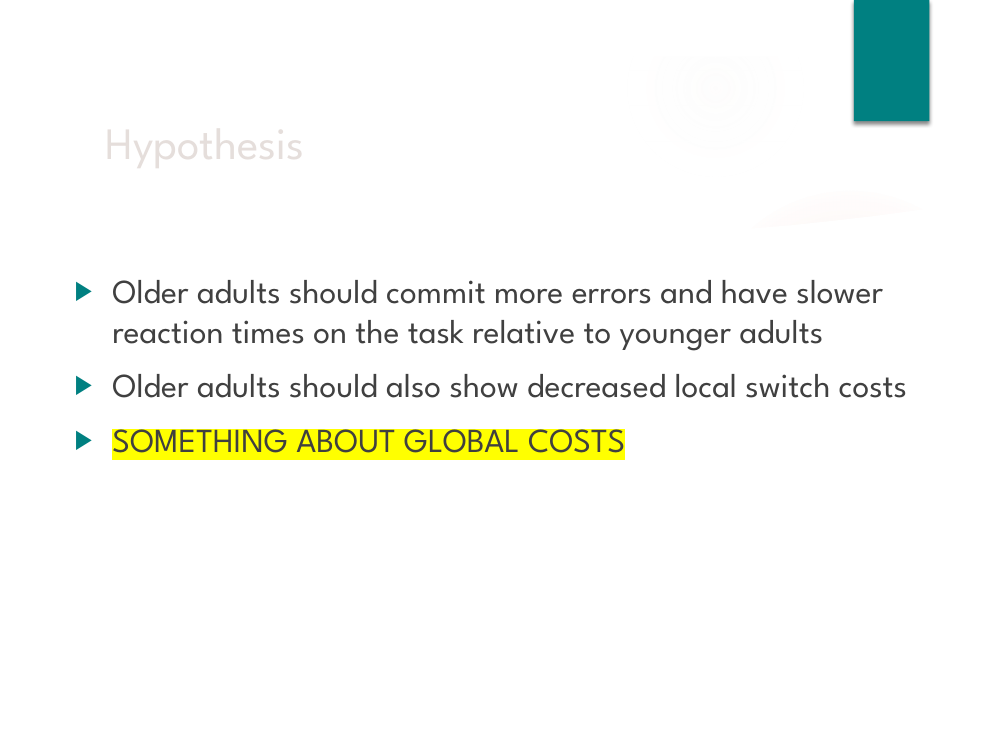
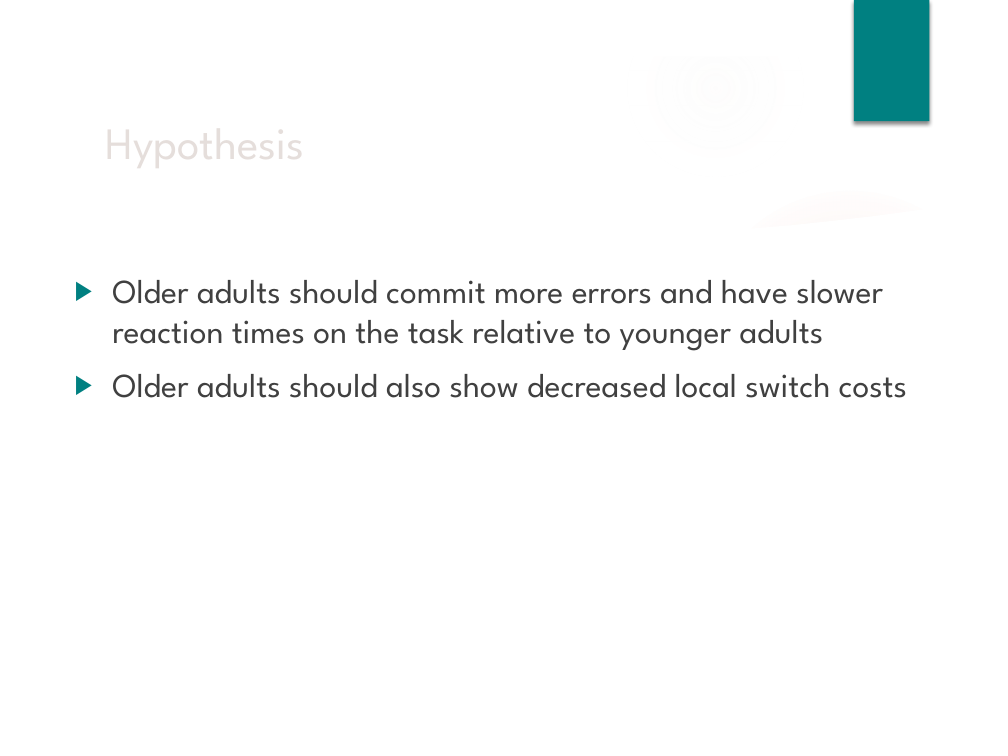
Before and after one commit to npm27/Spring-2019-Projects, a slide deck: slide 15 of CVOE/3 Presentations/Brown Bag Fall 19.pptx (slide 12 before the commit). Drawn at 1008x756 pixels with LibreOffice and Linux fonts; fonts in the diff are those of the drawing; background and template pictures are left out. Boxes give left, top, right and bottom in pixels: in the first picture for what was removed or moved away, otherwise in the second. Text is boxed around its words. In the diff, an @@ line names an element or a change of style, - is before the commit and + after.

```diff
--- a/CVOE/3 Presentations/Brown Bag Fall 19.pptx
+++ b/CVOE/3 Presentations/Brown Bag Fall 19.pptx
@@ text at <box>112,419,625,463</box>: paragraph removed @@
-▶ SOMETHING ABOUT GLOBAL COSTS
```
Also in this commit, not shown: 18 other slides changed, 11 slides added, 18 other files.
